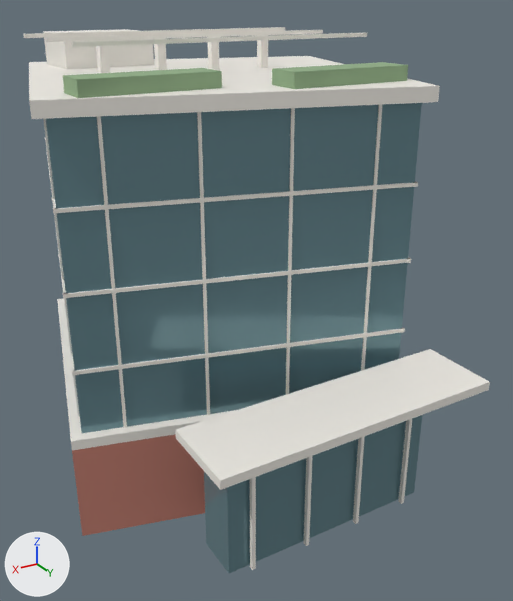
The Blender file assets/models/hoi.blend: old version first, new version second.
Before and after are seen from a camera (50 mm lens) standing at (13.9, 27.3, 19.5) and looking at (-0.8, 2.8, 7.2). Lighting does not change. The marker at lower left points along +X, +Y and +Z. The picture after the commit comes second.

Script lines for the objects in view, before the commit:
```python
ob_hoi_pergola_beam_0 = bpy.data.objects.new('HOI_pergola_beam_0', me_cube_035)
ob_hoi_pergola_beam_0.location = (0.49, -2.54, 18.0)
ob_hoi_pergola_beam_0.scale = (12.0, 0.15, 0.15)
ob_hoi_pergola_beam_1 = bpy.data.objects.new('HOI_pergola_beam_1', me_cube_036)
ob_hoi_pergola_beam_1.location = (0.49, 0.46, 18.0)
ob_hoi_pergola_beam_1.scale = (12.0, 0.15, 0.15)
ob_hoi_pergola_beam_2 = bpy.data.objects.new('HOI_pergola_beam_2', me_cube_037)
ob_hoi_pergola_beam_2.location = (0.49, 3.46, 18.0)
ob_hoi_pergola_beam_2.scale = (12.0, 0.15, 0.15)
ob_hoi_pergola_col_0 = bpy.data.objects.new('HOI_pergola_col_0', me_cube_031)
ob_hoi_pergola_col_0.location = (-3.11, -0.54, 17.25)
ob_hoi_pergola_col_0.scale = (0.35, 0.35, 1.4)
ob_hoi_pergola_col_1 = bpy.data.objects.new('HOI_pergola_col_1', me_cube_032)
ob_hoi_pergola_col_1.location = (-0.71, -0.54, 17.25)
ob_hoi_pergola_col_1.scale = (0.35, 0.35, 1.4)
ob_hoi_pergola_col_2 = bpy.data.objects.new('HOI_pergola_col_2', me_cube_033)
ob_hoi_pergola_col_2.location = (1.69, -0.54, 17.25)
ob_hoi_pergola_col_2.scale = (0.35, 0.35, 1.4)
ob_hoi_pergola_col_3 = bpy.data.objects.new('HOI_pergola_col_3', me_cube_034)
ob_hoi_pergola_col_3.location = (4.09, -0.54, 17.25)
ob_hoi_pergola_col_3.scale = (0.35, 0.35, 1.4)
ob_hoi_planter_0 = bpy.data.objects.new('HOI_planter_0', me_cube_038)
ob_hoi_planter_0.location = (-2.45, 5.97, 16.83)
ob_hoi_planter_0.scale = (5.0, 1.4, 0.55)
ob_hoi_transom_0_2 = bpy.data.objects.new('HOI_transom_0_2', me_cube_020)
ob_hoi_transom_0_2.location = (1.68, 6.29, 7.0)
ob_hoi_transom_0_2.rotation_euler = (0.0, 0.0, 2.878)  # degrees (0, 0, 165)
ob_hoi_transom_0_2.scale = (13.1, 0.16, 0.14)
# also in view: 'HOI_band' at (-0.1, 0.0, 4.2); 'HOI_roof_slab' at (-0.1, 0.0, 16.3); 'HOI_canopy' at (-0.1, 10.0, 5.8); 'HOI_podium' at (-0.1, 0.0, 2.0); 'HOI_mull_2_1' at (3.2, 5.9, 10.0)
```
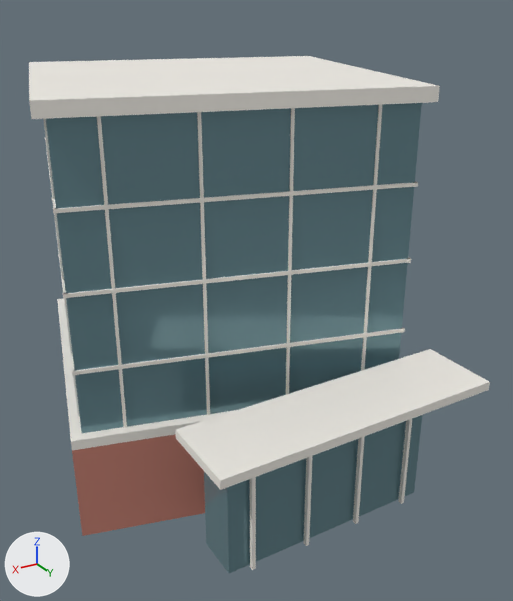
Where the change shows, as pixel boxes [x1, y1, x2, y2] in the pictures (513 x 601 px):
'HOI_planter_1', deleted
    before: [63, 68, 222, 98]
'HOI_planter_0', deleted
    before: [272, 62, 408, 89]
'HOI_roof_plant', deleted
    before: [43, 29, 154, 69]
'HOI_pergola_beam_2', deleted
    before: [71, 33, 367, 47]
'HOI_pergola_beam_1', deleted
    before: [45, 30, 323, 42]
'HOI_pergola_beam_0', deleted
    before: [23, 27, 285, 38]
'HOI_pergola_col_3', deleted
    before: [96, 40, 110, 73]
'HOI_pergola_col_0', deleted
    before: [257, 35, 268, 68]
'HOI_pergola_col_2', deleted
    before: [154, 38, 167, 70]
'HOI_pergola_col_1', deleted
    before: [208, 42, 220, 70]

The change, as a diff of the scene's bpy script:
```diff
--- a/assets/models/hoi.blend.py
+++ b/assets/models/hoi.blend.py
@@ me_cube_034 @@
 me_cube_034.from_pydata(...)  # 8 vertices, 6 faces; spans x -0.5..0.5, y -0.5..0.5, z -0.5..0.5
-me_cube_034.materials.append(mat_hoi_white)  # white #f3f0e8
+me_cube_034.materials.append(mat_hoi_glass)  # cyan #6f939b
@@ me_cube_039 @@
 me_cube_039.from_pydata(...)  # 8 vertices, 6 faces; spans x -0.5..0.5, y -0.5..0.5, z -0.5..0.5
-me_cube_039.materials.append(mat_hoi_green)  # greyish green #90ad86
+me_cube_039.materials.append(mat_hoi_white)  # white #f3f0e8
@@ ob_hoi_pergola_col_0 @@
-ob_hoi_pergola_col_0 = bpy.data.objects.new('HOI_pergola_col_0', me_cube_031)
@@ ob_hoi_pergola_col_1 @@
-ob_hoi_pergola_col_1 = bpy.data.objects.new('HOI_pergola_col_1', me_cube_032)
@@ ob_hoi_pergola_col_2 @@
-ob_hoi_pergola_col_2 = bpy.data.objects.new('HOI_pergola_col_2', me_cube_033)
@@ ob_hoi_pergola_col_3 @@
-ob_hoi_pergola_col_3 = bpy.data.objects.new('HOI_pergola_col_3', me_cube_034)
@@ ob_hoi_pergola_beam_0 @@
-ob_hoi_pergola_beam_0 = bpy.data.objects.new('HOI_pergola_beam_0', me_cube_035)
@@ ob_hoi_pergola_beam_1 @@
-ob_hoi_pergola_beam_1 = bpy.data.objects.new('HOI_pergola_beam_1', me_cube_036)
@@ ob_hoi_pergola_beam_2 @@
-ob_hoi_pergola_beam_2 = bpy.data.objects.new('HOI_pergola_beam_2', me_cube_037)
@@ ob_hoi_planter_0 @@
-ob_hoi_planter_0 = bpy.data.objects.new('HOI_planter_0', me_cube_038)
@@ ob_hoi_planter_1 @@
-ob_hoi_planter_1 = bpy.data.objects.new('HOI_planter_1', me_cube_039)
@@ ob_hoi_roof_plant @@
-ob_hoi_roof_plant = bpy.data.objects.new('HOI_roof_plant', me_cube_040)
@@ ob_hoi_atrium @@
-ob_hoi_atrium = bpy.data.objects.new('HOI_atrium', me_cube_041)
+ob_hoi_atrium = bpy.data.objects.new('HOI_atrium', me_cube_034)
 ob_hoi_atrium.location = (-0.05, 8.68, 2.7)
@@ ob_hoi_canopy @@
-ob_hoi_canopy = bpy.data.objects.new('HOI_canopy', me_cube_042)
+ob_hoi_canopy = bpy.data.objects.new('HOI_canopy', me_cube_035)
 ob_hoi_canopy.location = (-0.05, 9.98, 5.8)
@@ ob_hoi_mull_ent_3 @@
-ob_hoi_mull_ent_3 = bpy.data.objects.new('HOI_mull_ent_3', me_cube_046)
+ob_hoi_mull_ent_3 = bpy.data.objects.new('HOI_mull_ent_3', me_cube_039)
 ob_hoi_mull_ent_3.location = (3.55, 9.78, 2.7)
```
